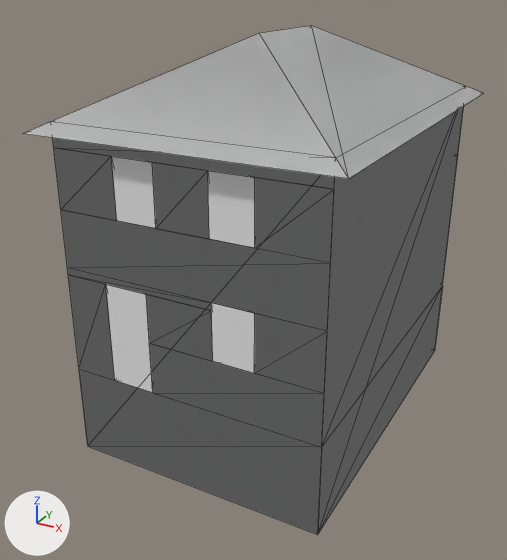
An edit to the glTF model assets/models/buildings/res_old/bld_res_old_d.glb, drawn before and after from the same camera.
Before and after are seen from a 50 mm camera at (8.33, -16.92, 9.63) aimed at (-0.48, -0.9, 1.63). The axes (+X, +Y, +Z) are drawn at lower left. The lights are the same throughout. The first picture is the older version. Mesh edges are drawn as thin lines. Objects named as collision shapes, trigger or cutter boxes, shadow casters or lower levels of detail are left out. Vertices at exactly the same position are counted once.

Before the edit, the objects in view are built like this:
```python
me_bld_res_old_d_lod0 = bpy.data.meshes.new('bld_res_old_d_LOD0')
me_bld_res_old_d_lod0.from_pydata(...)  # 72 vertices, 96 faces; spans x -3.95..3.95, y -5.45..5.45, z -2.5..8.3
me_bld_res_old_d_lod0.materials.append(mat_mat_kit)  # white #e7e7e7
# before: 66 (3.95, -5.45, 6.27) at pixel (348, 178), 67 (3.95, 5.45, 6.27) at pixel (483, 93), 70 (-3.95, 5.45, 6.27), 71 (-3.95, -5.45, 6.27) at pixel (22, 133)
me_bld_res_old_d_proxy = bpy.data.meshes.new('bld_res_old_d_PROXY')
me_bld_res_old_d_proxy.from_pydata(...)  # 14 vertices, 14 faces; spans x -3.95..3.95, y -5.45..5.45, z -2.5..8.3
me_bld_res_old_d_proxy.materials.append(mat_mat_kit)  # white #e7e7e7
ob_bld_res_old_d_lod0 = bpy.data.objects.new('bld_res_old_d_LOD0', me_bld_res_old_d_lod0)
ob_bld_res_old_d_lod0.location = (0.0, 0.0, 0.0)
ob_bld_res_old_d_proxy = bpy.data.objects.new('bld_res_old_d_PROXY', me_bld_res_old_d_proxy)
ob_bld_res_old_d_proxy.location = (0.0, 0.0, 0.0)
```
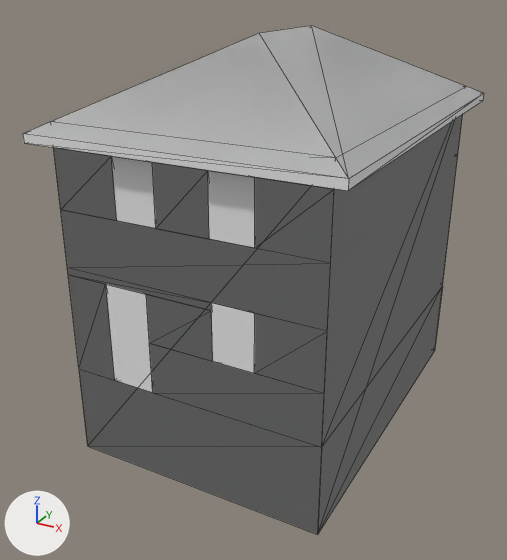
Pixel boxes [x1, y1, x2, y2] of what changed, in the pictures (507 x 560 px):
part 1 of me_bld_res_old_d_lod0, added: after [23, 94, 484, 191]

Patch to the scene script:
```diff
--- a/assets/models/buildings/res_old/bld_res_old_d.glb.py
+++ b/assets/models/buildings/res_old/bld_res_old_d.glb.py
@@ me_bld_res_old_d_lod0 @@
 # used by ob_bld_res_old_d_lod0; location = (0.0, 0.0, 0.0)
 # verts and faces of me_bld_res_old_d_lod0; kept vertices keep their numbers, new ones are numbered from 72
-me_bld_res_old_d_lod0.from_pydata(...)  # 72 vertices, 96 faces; spans x -3.95..3.95, y -5.45..5.45, z -2.5..8.3
+me_bld_res_old_d_lod0.from_pydata(...)  # 76 vertices, 104 faces; spans x -3.95..3.95, y -5.45..5.45, z -2.5..8.3
+# me_bld_res_old_d_lod0 part 1
+for new, old in zip([*range(72, 76)], [66, 67, 70, 71]): verts[new] = verts[old] + (0.0, 0.0, -0.22)
+faces += [(66, 75, 72), (66, 71, 75), (70, 73, 74), (67, 73, 70), (67, 72, 73), (66, 72, 67)]
+faces += [(71, 74, 75), (70, 74, 71)]
 me_bld_res_old_d_lod0.materials.append(mat_mat_kit)
```
